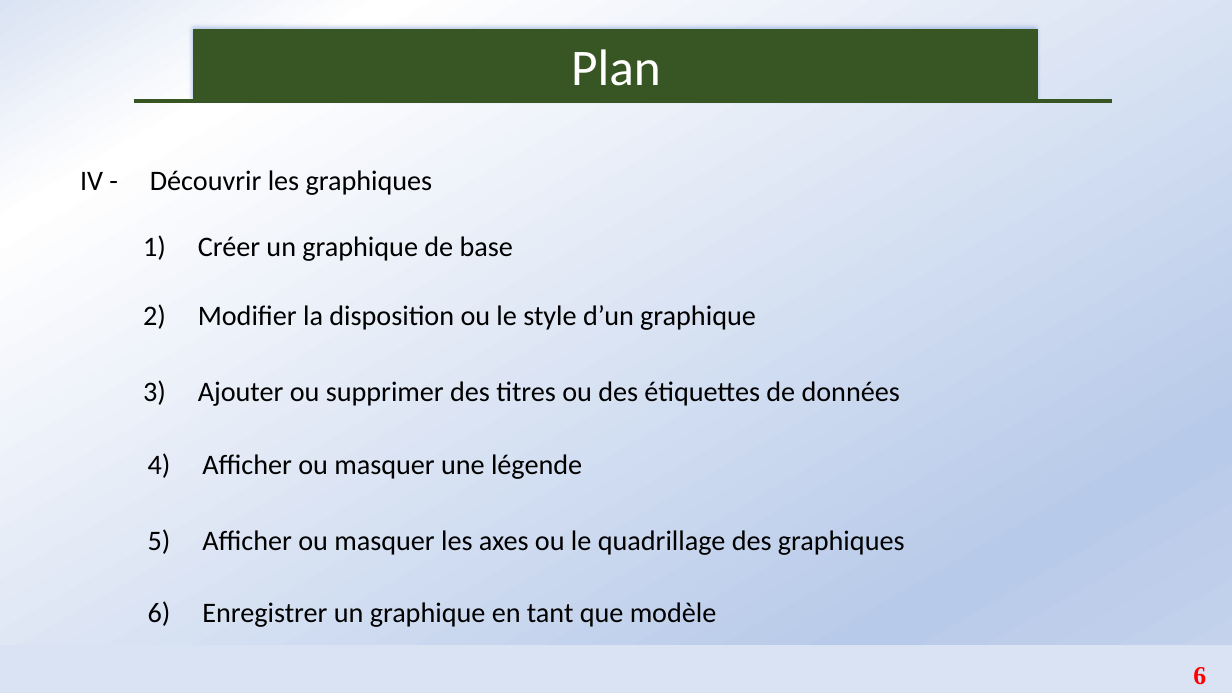
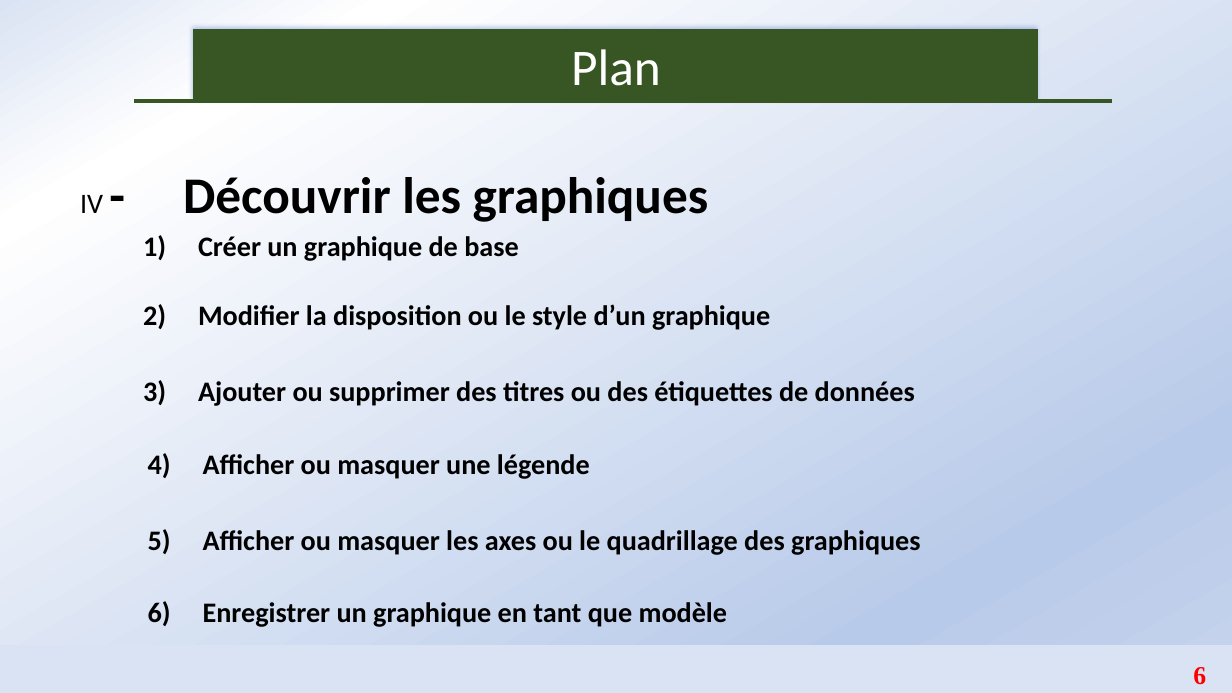
Before and after one commit to Abson-dev/Formation-Excel-IFDC, a slide deck: slide 6 of Cours/IFDC_0.pptx. Drawn at 1232x693 pixels with LibreOffice and Linux fonts; fonts in the diff are those of the drawing. Boxes give left, top, right and bottom in pixels: in the first picture for what was removed or moved away, otherwise in the second. Text is boxed around its words. In the diff, an @@ line names an element or a change of style, - is before the commit and + after.

```diff
--- a/Cours/IFDC_0.pptx
+++ b/Cours/IFDC_0.pptx
@@ text "IV - Découvrir les graphiques" at bbox=[80, 177, 709, 222]: size 22 to 40 pt, bold on @@
@@ bold on in 6 elements at bbox=[143, 235, 518, 261], bbox=[143, 304, 770, 330], bbox=[143, 380, 915, 406], bbox=[148, 453, 590, 479], bbox=[148, 529, 921, 555], bbox=[148, 601, 728, 627] @@
```
Also in this commit, not shown: 5 other slides changed.
